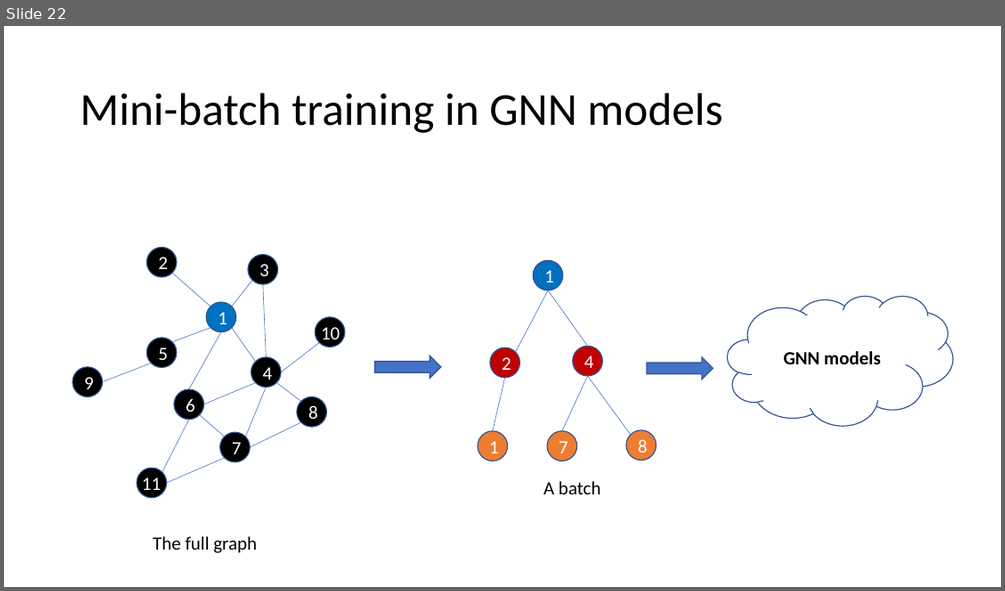
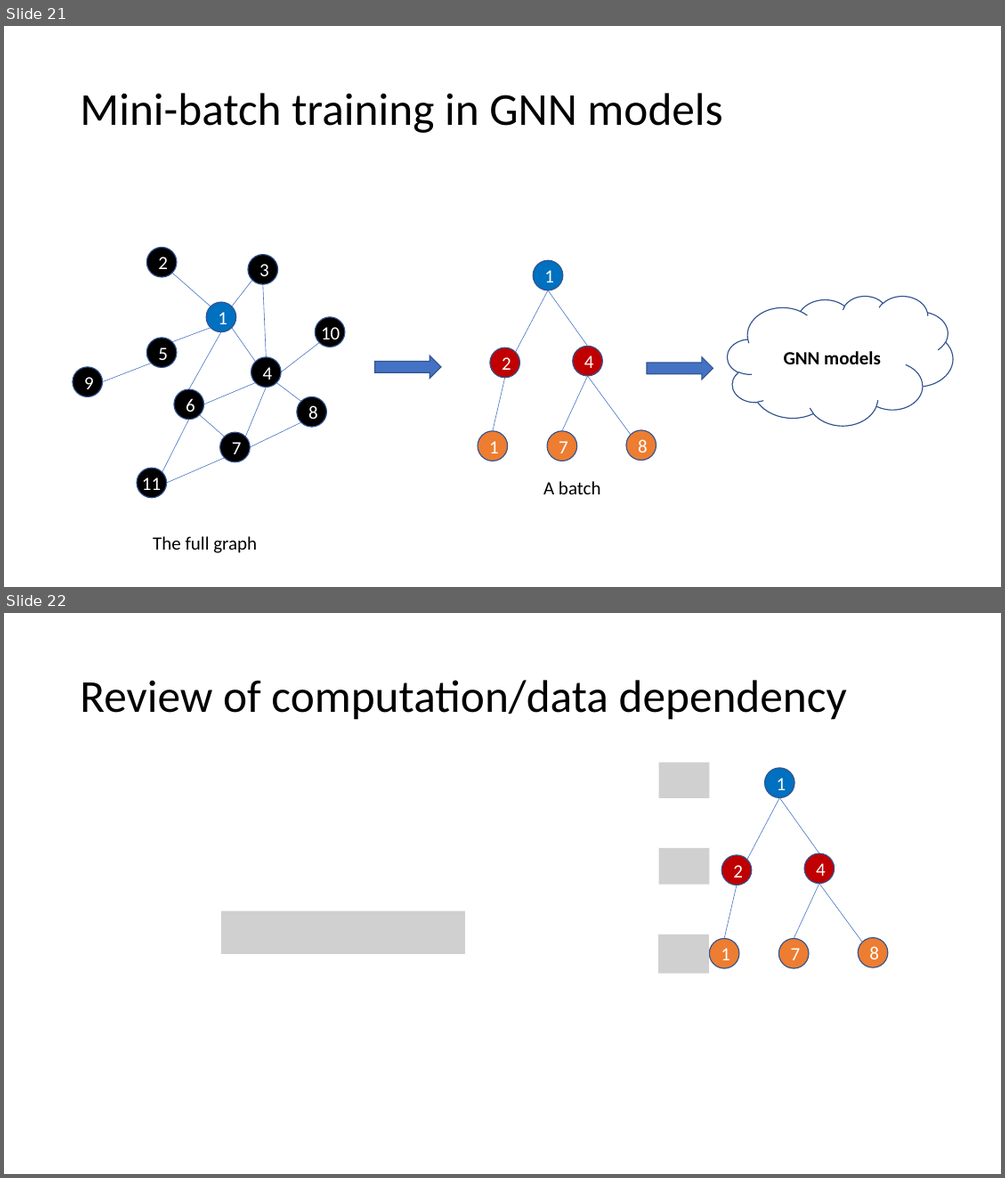
Before and after one commit to dglai/WWW20-Hands-on-Tutorial, a slide deck: large_graphs/sampling.pptx. Shown one above the other, each under a label of ours: slide 22 before the commit, slides 21 and 22 after it. The pictures are 1005x591 and 1005x1178 pixels, drawn with LibreOffice and Linux fonts; fonts in the diff are those of the drawing; grey boxes stand for pictures. Boxes give left, top, right and bottom in pixels: in the first picture for what was removed or moved away, otherwise in the second. Text is boxed around its words. In the diff, an @@ line names an element or a change of style, - is before the commit and + after.

```diff
--- a/large_graphs/sampling.pptx
+++ b/large_graphs/sampling.pptx
@@ slide 22 added at [4, 613, 1001, 1174], background #FFFFFF @@
@@ title added at [80, 680, 847, 720], 44 pt, text #000000 @@
+Review of computation/data dependency
@@ picture added at [221, 910, 465, 954] @@
@@ group added at [658, 763, 888, 973]: 6 ellipses, 5 lines, 3 pictures @@
+1
+2
+7
+4
+8
+1
@@ what was slide 22 is now slide 21 @@
```
Also in this commit, not shown: 5 slides changed, 1 slide removed.
